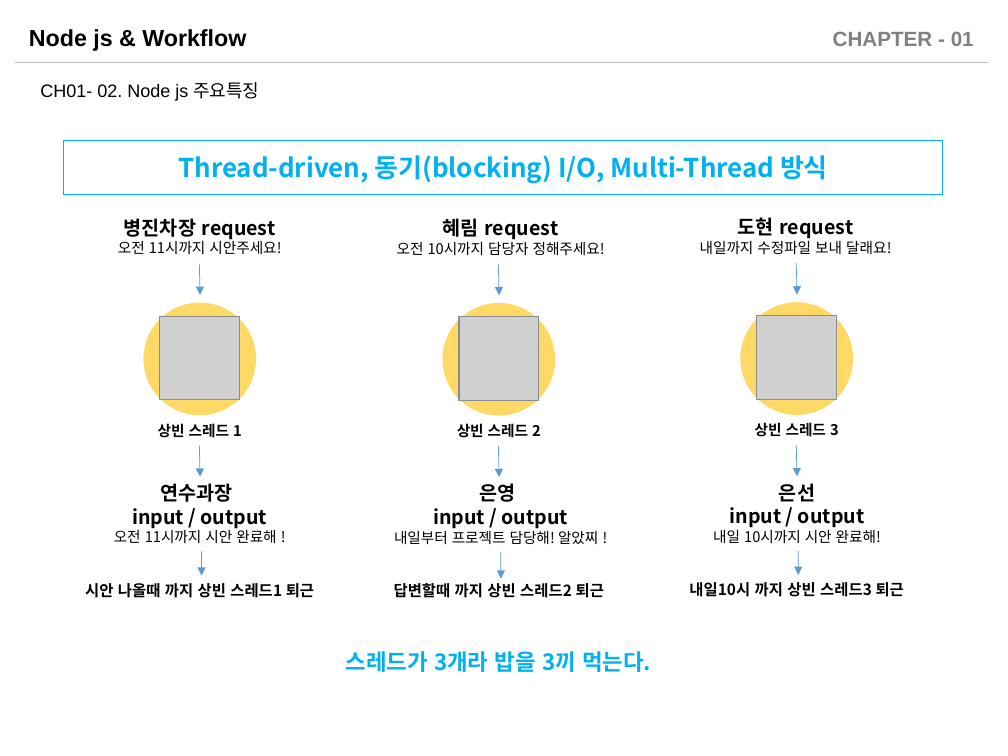
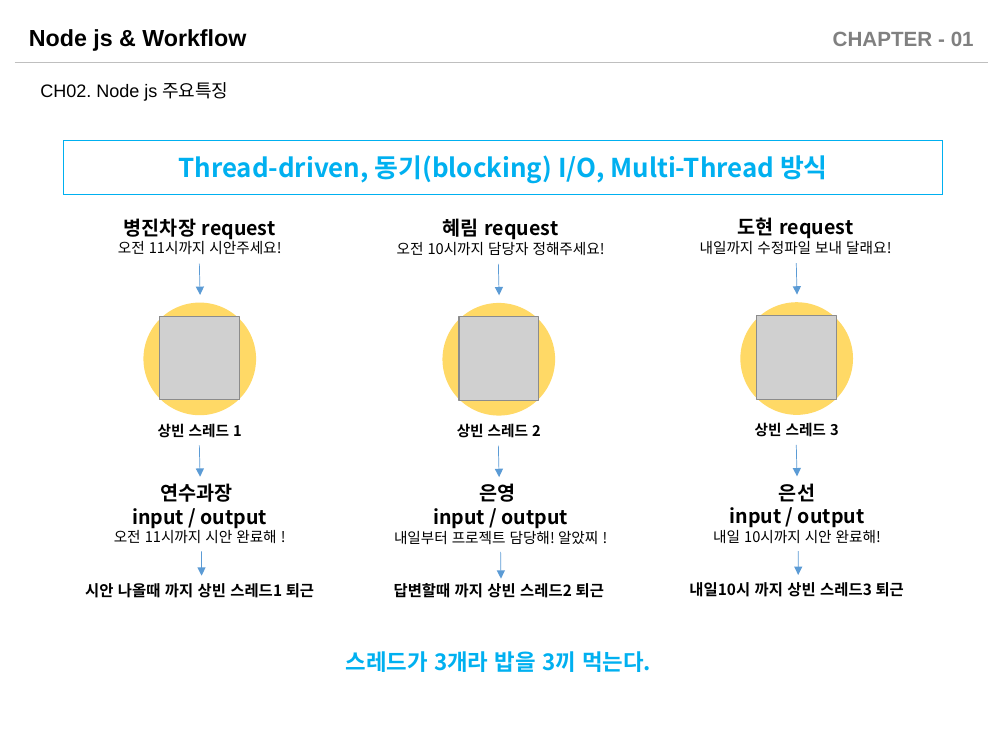
Before and after one commit to sabin21/NodeJS_Workflow_Study, a slide deck: slide 12 of CH01_Nodejs_Intro.pptx (slide 10 before the commit). Drawn at 1008x756 pixels with LibreOffice and Linux fonts; fonts in the diff are those of the drawing; grey boxes stand for pictures. Boxes give left, top, right and bottom in pixels: in the first picture for what was removed or moved away, otherwise in the second. Text is boxed around its words. In the diff, an @@ line names an element or a change of style, - is before the commit and + after.

```diff
--- a/CH01_Nodejs_Intro.pptx
+++ b/CH01_Nodejs_Intro.pptx
@@ text at (40, 82, 228, 101): text changed @@
-CH01- 02. Node js 주요특징
+CH02. Node js 주요특징
```
Also in this commit, not shown: 14 other slides changed, 8 slides added, 3 other files.
